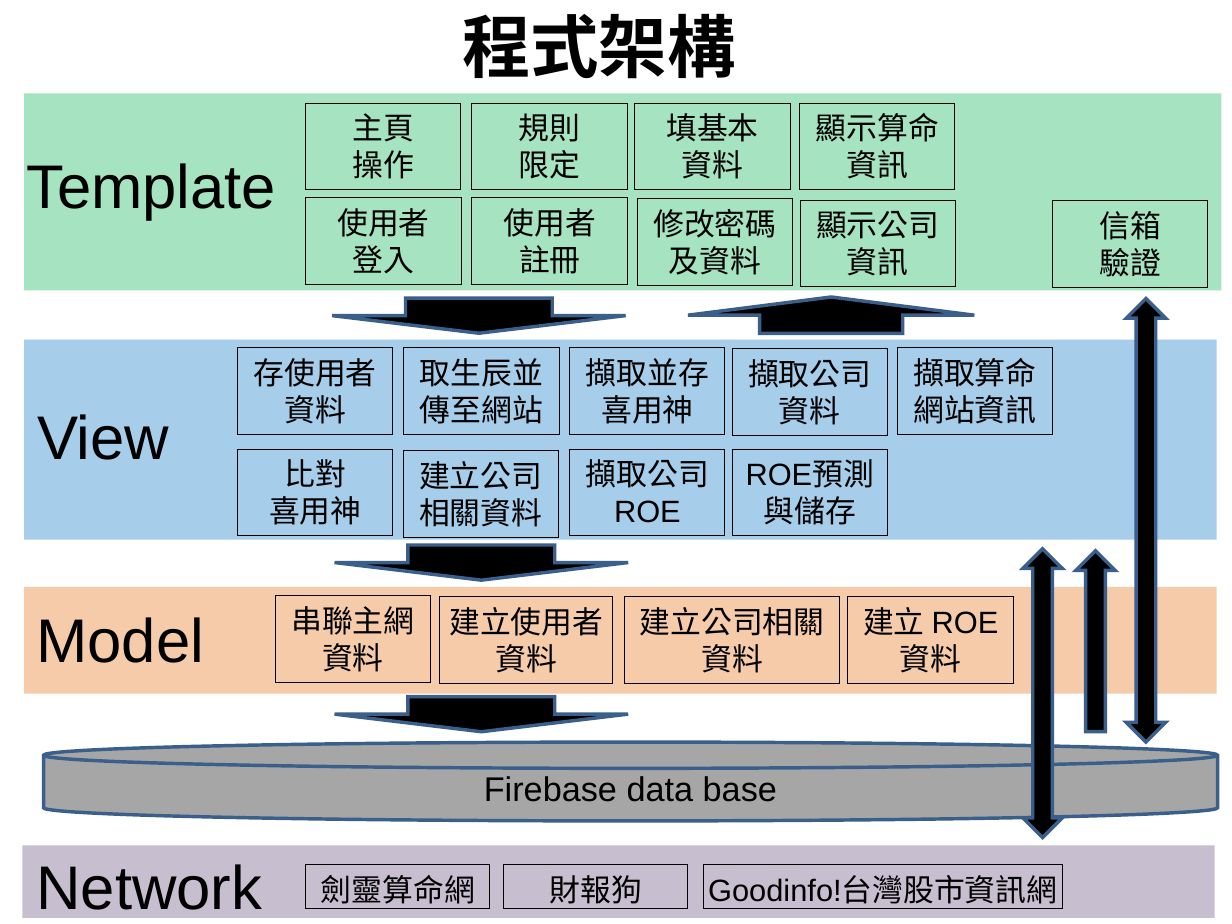
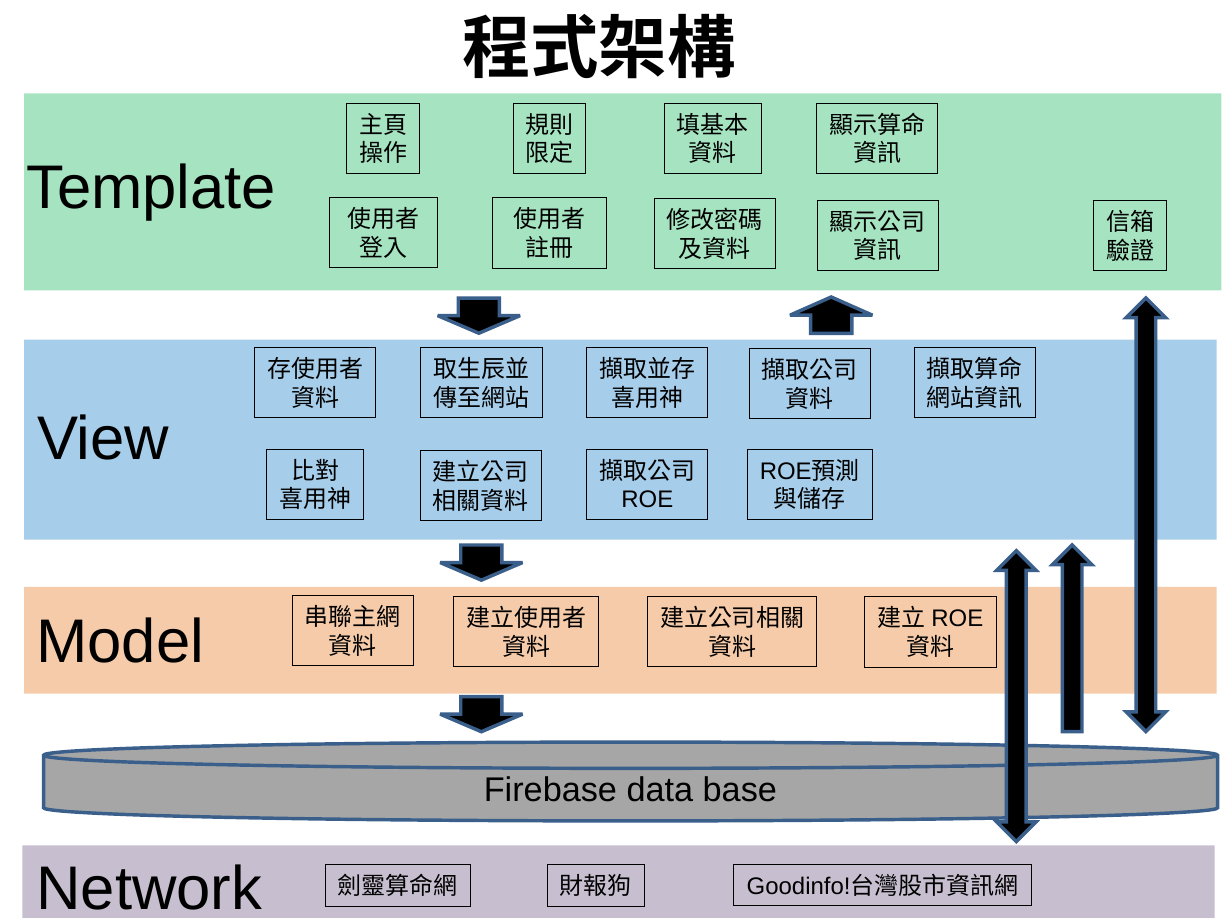
Before and after one commit to PoChiaoLin/nativityAnalysis, a slide deck: slide 2 of 流程圖.pptx. Drawn at 1232x924 pixels with LibreOffice and Linux fonts; fonts in the diff are those of the drawing. Boxes give left, top, right and bottom in pixels: in the first picture for what was removed or moved away, otherwise in the second. Text is boxed around its words. In the diff, an @@ line names an element or a change of style, - is before the commit and + after.

```diff
--- a/流程圖.pptx
+++ b/流程圖.pptx
@@ rectangle "主頁": place and size @@
-rectangle "主頁" at [306,103,461,191]
+rectangle "主頁" at [346,103,419,174]
@@ rectangle "規則": place and size @@
-rectangle "規則" at [472,103,627,191]
+rectangle "規則" at [513,103,585,174]
@@ rectangle "填基本": place and size @@
-rectangle "填基本" at [634,103,790,191]
+rectangle "填基本" at [664,103,761,174]
@@ rectangle "顯示算命": place and size @@
-rectangle "顯示算命" at [800,103,955,191]
+rectangle "顯示算命" at [817,103,938,174]
@@ rectangle "使用者": place and size @@
-rectangle "使用者" at [306,198,462,286]
+rectangle "使用者" at [329,197,437,267]
@@ rectangle "使用者": place and size @@
-rectangle "使用者" at [472,198,628,286]
+rectangle "使用者" at [493,198,607,269]
@@ rectangle "修改密碼": place and size @@
-rectangle "修改密碼" at [637,198,792,286]
+rectangle "修改密碼" at [654,198,775,269]
@@ rectangle "顯示公司": place and size @@
-rectangle "顯示公司" at [800,200,955,287]
+rectangle "顯示公司" at [817,200,938,270]
@@ size 18 to 14 pt in 25 elements at [734,865,1032,906], [325,865,471,906], [453,596,599,667], [747,448,872,519], [865,596,997,667], [647,596,817,667], [914,347,1035,418], [421,347,542,418], [749,349,870,419], [255,347,376,418], [817,103,938,174], [420,451,541,521], [654,198,775,269], [817,200,938,270], [586,448,707,519], [586,347,707,418], [292,595,413,665], [493,198,607,269], [329,197,437,267], [664,103,761,174], [267,448,365,519], [547,865,644,906], [346,103,419,174], [513,103,585,174], [1094,201,1167,271] @@
@@ rectangle "信箱": place and size @@
-rectangle "信箱" at [1052,201,1207,288]
+rectangle "信箱" at [1094,201,1167,271]
@@ right arrow: place and size @@
-right arrow at [332,298,625,333]
+right arrow at [437,298,520,334]
@@ right arrow: place and size @@
-right arrow at [689,297,975,334]
+right arrow at [790,296,873,333]
@@ up down arrow: place and size @@
-up down arrow at [1126,298,1165,742]
+up down arrow at [1126,298,1165,732]
@@ rectangle "存使用者": place and size @@
-rectangle "存使用者" at [238,347,393,435]
+rectangle "存使用者" at [255,347,376,418]
@@ rectangle "取生辰並": place and size @@
-rectangle "取生辰並" at [404,347,559,435]
+rectangle "取生辰並" at [421,347,542,418]
@@ rectangle "擷取並存": place and size @@
-rectangle "擷取並存" at [570,347,726,435]
+rectangle "擷取並存" at [586,347,707,418]
@@ rectangle "擷取公司": place and size @@
-rectangle "擷取公司" at [732,349,887,436]
+rectangle "擷取公司" at [749,349,870,419]
@@ rectangle "擷取算命": place and size @@
-rectangle "擷取算命" at [897,347,1052,435]
+rectangle "擷取算命" at [914,347,1035,418]
@@ rectangle "比對": place and size @@
-rectangle "比對" at [238,448,393,536]
+rectangle "比對" at [267,448,365,519]
@@ rectangle "擷取公司": place and size @@
-rectangle "擷取公司" at [570,448,726,536]
+rectangle "擷取公司" at [586,448,707,519]
@@ rectangle "ROE預測": place and size @@
-rectangle "ROE預測" at [732,448,887,536]
+rectangle "ROE預測" at [747,448,872,519]
@@ rectangle "建立公司": place and size @@
-rectangle "建立公司" at [403,451,558,538]
+rectangle "建立公司" at [420,451,541,521]
@@ right arrow: place and size @@
-right arrow at [334,544,628,580]
+right arrow at [440,545,522,580]
@@ up down arrow: place and size @@
-up down arrow at [1023,548,1062,837]
+up down arrow at [997,551,1036,841]
@@ up arrow: place and size @@
-up arrow at [1076,551,1115,732]
+up arrow at [1052,545,1092,732]
@@ rectangle "串聯主網": place and size @@
-rectangle "串聯主網" at [276,595,431,683]
+rectangle "串聯主網" at [292,595,413,665]
@@ rectangle "建立使用者": place and size @@
-rectangle "建立使用者" at [440,596,614,684]
+rectangle "建立使用者" at [453,596,599,667]
@@ rectangle "建立公司相關": place and size @@
-rectangle "建立公司相關" at [625,596,840,684]
+rectangle "建立公司相關" at [647,596,817,667]
@@ rectangle "建立 ROE": place and size @@
-rectangle "建立 ROE" at [848,596,1014,684]
+rectangle "建立 ROE" at [865,596,997,667]
@@ right arrow: place and size @@
-right arrow at [334,695,628,731]
+right arrow at [440,696,522,732]
@@ rectangle "劍靈算命網": place and size @@
-rectangle "劍靈算命網" at [306,865,490,908]
+rectangle "劍靈算命網" at [325,865,471,906]
@@ rectangle "財報狗": place and size @@
-rectangle "財報狗" at [504,865,689,908]
+rectangle "財報狗" at [547,865,644,906]
@@ rectangle "Goodinfo!台灣股市資訊網": place and size @@
-rectangle "Goodinfo!台灣股市資訊網" at [703,865,1062,909]
+rectangle "Goodinfo!台灣股市資訊網" at [734,865,1032,906]
```
Also in this commit, not shown: 1 other slide changed, 1 other file.
